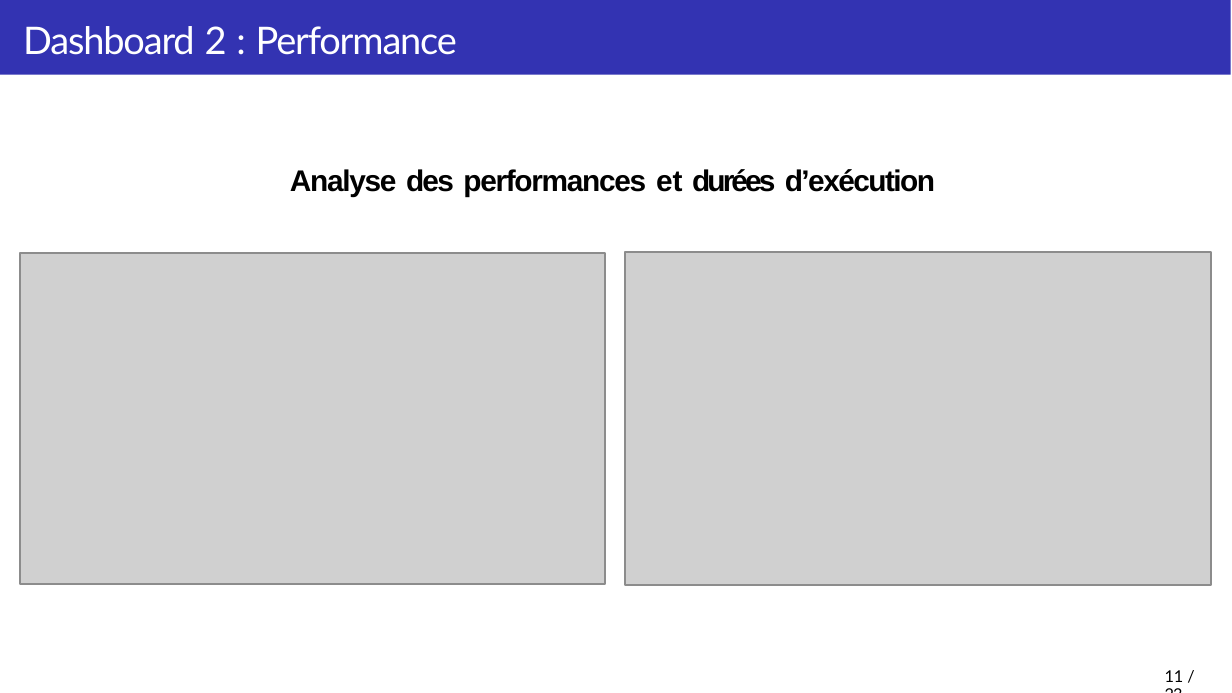
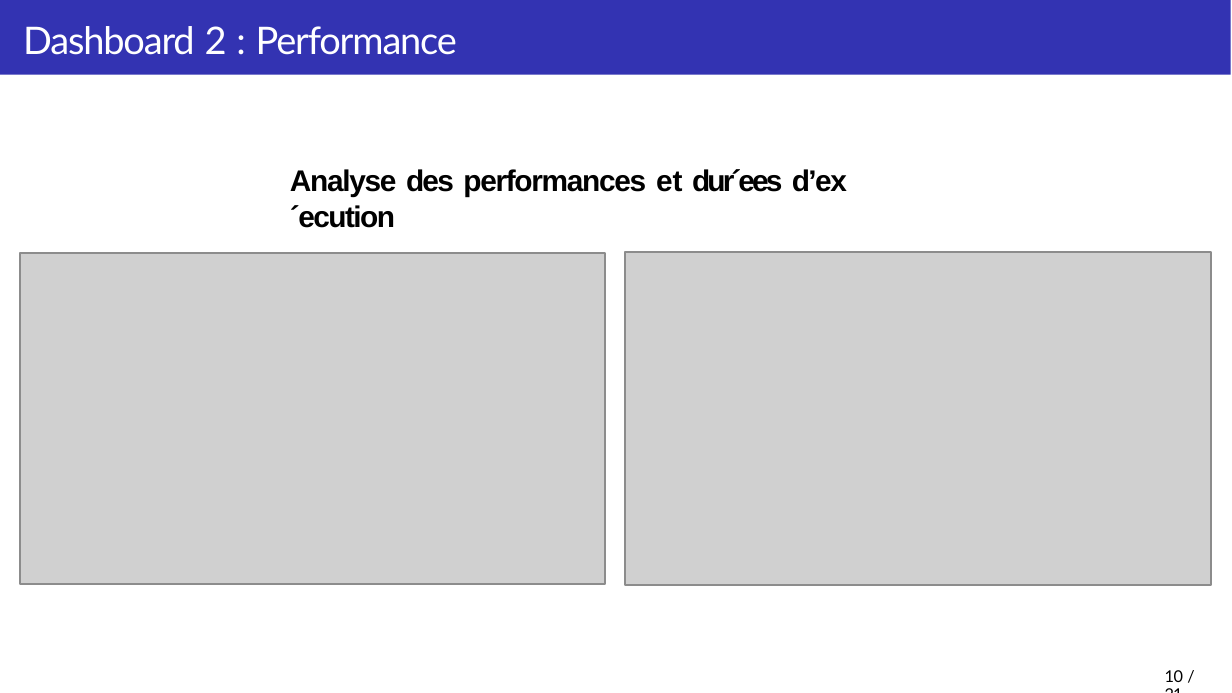
Before and after one commit to Moncif-M/ELK-Firefox-logs-ingestion, a slide deck: slide 10 of presentation.pptx (slide 11 before the commit). Drawn at 1232x693 pixels with LibreOffice and Linux fonts; fonts in the diff are those of the drawing; grey boxes stand for pictures. Boxes give left, top, right and bottom in pixels: in the first picture for what was removed or moved away, otherwise in the second. Text is boxed around its words. In the diff, an @@ line names an element or a change of style, - is before the commit and + after.

```diff
--- a/presentation.pptx
+++ b/presentation.pptx
@@ text at (x1=290, y1=169, x2=847, y2=228): text changed @@
-Analyse des performances et durées d’exécution
+Analyse des performances et dur´ees d’ex´ecution
@@ page number at (x1=1165, y1=670, x2=1184, y2=682): text changed @@
-11 / 23
+10 / 21
```
Also in this commit, not shown: 15 other slides changed, 2 slides removed.
